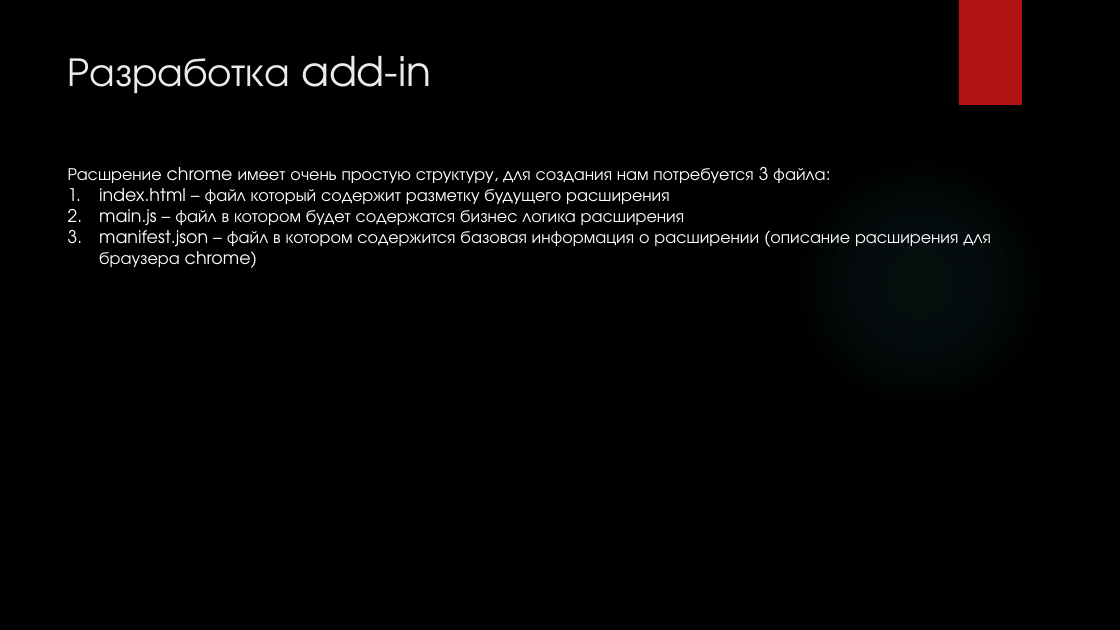
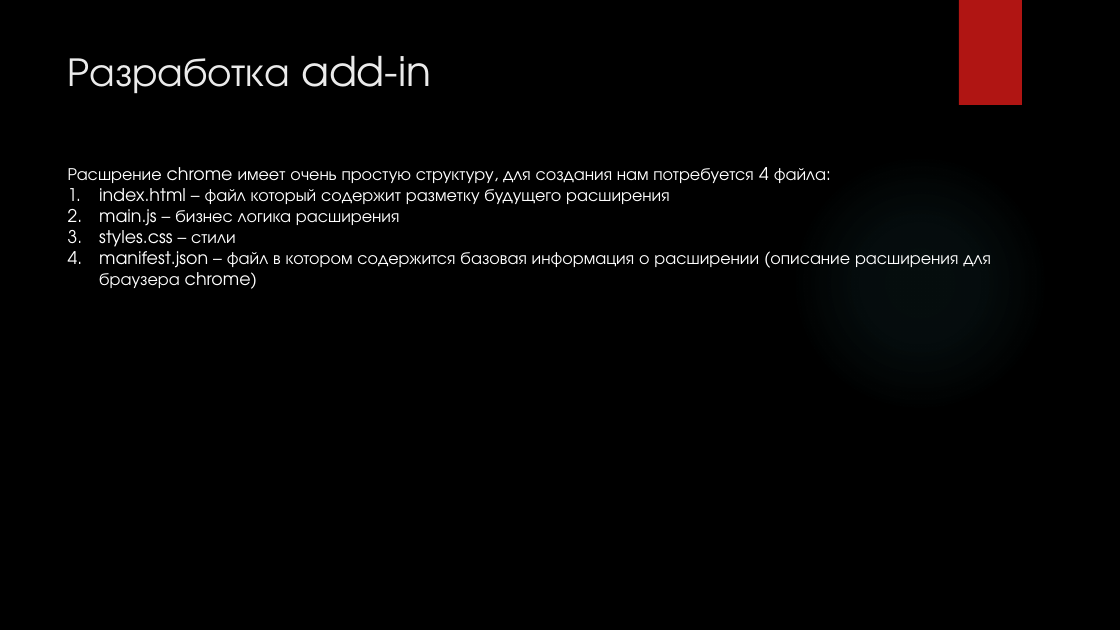
Before and after one commit to oleg-vasilyev/AutofillExtension, a slide deck: slide 4 of AutoFill_Extension.pptx (slide 3 before the commit). Drawn at 1120x630 pixels with LibreOffice and Linux fonts; fonts in the diff are those of the drawing; background and template pictures are left out. Boxes give left, top, right and bottom in pixels: in the first picture for what was removed or moved away, otherwise in the second. Text is boxed around its words. In the diff, an @@ line names an element or a change of style, - is before the commit and + after.

Commit message:
presentation update

```diff
--- a/AutoFill_Extension.pptx
+++ b/AutoFill_Extension.pptx
@@ text at [68,167,826,183]: text changed @@
-Расшрение chrome имеет очень простую структуру, для создания нам потребуется 3 файла:
+Расшрение chrome имеет очень простую структуру, для создания нам потребуется 4 файла:
@@ text at [99,209,399,247]: text changed @@
-2. main.js – файл в котором будет содержатся бизнес логика расширения
+2. main.js – бизнес логика расширения
+3. styles.css – стили
```
Also in this commit, not shown: 5 other slides changed, 1 slide added.
